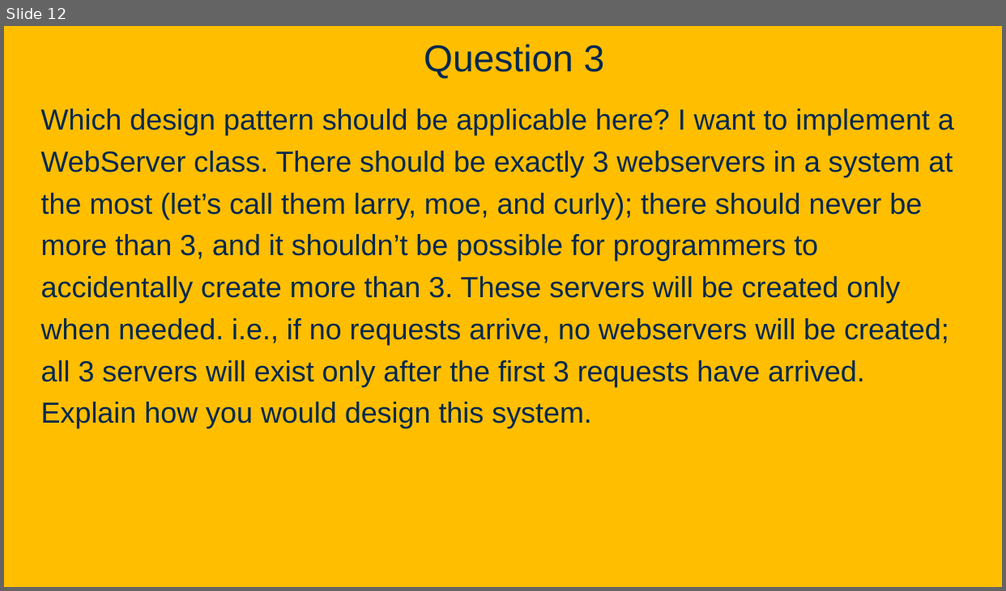
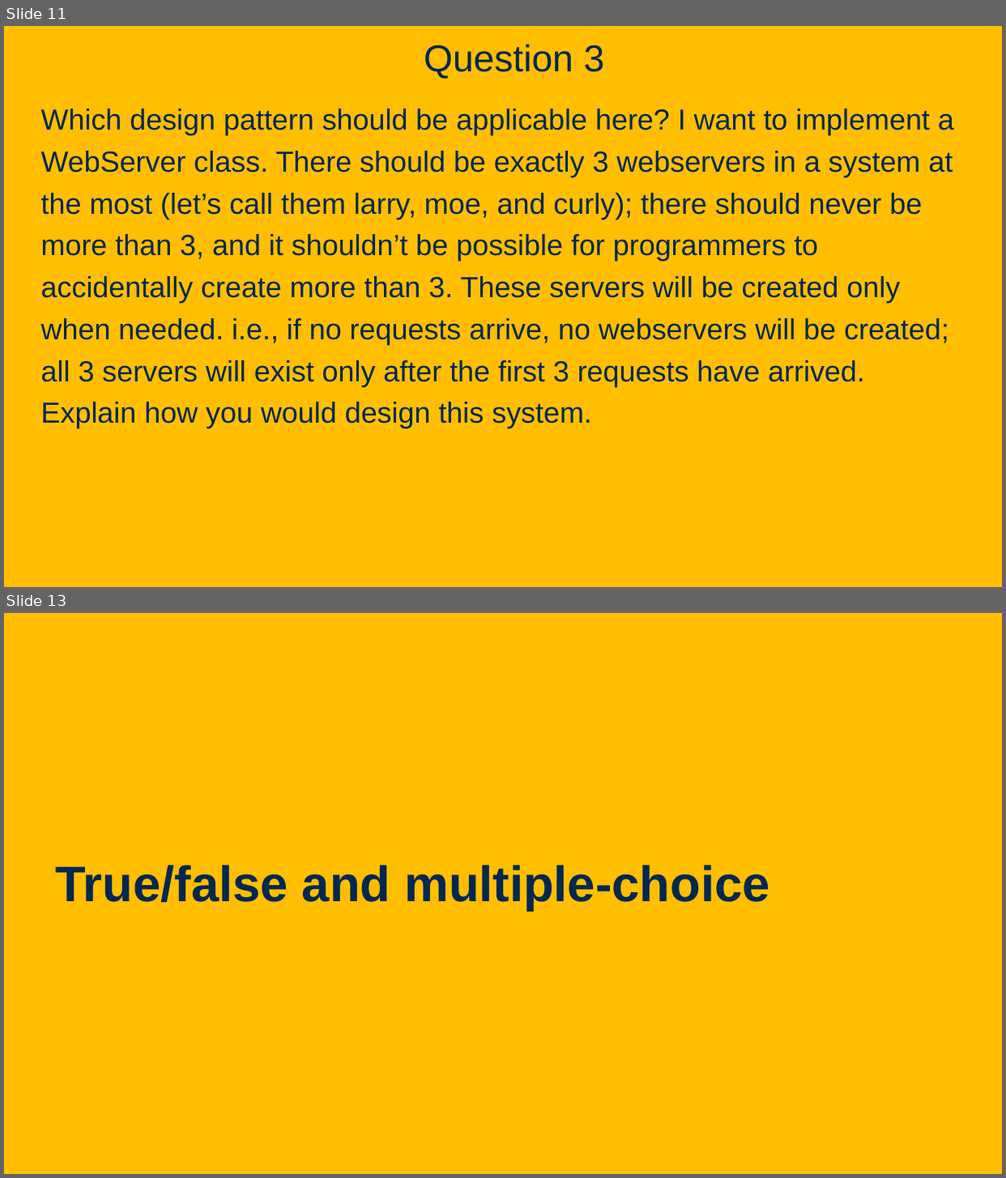
Before and after one commit to davsec-teaching/ECS160-Winter2025, a slide deck: slides/Sample_final_questions.pptx. Shown one above the other, each under a label of ours: slide 12 before the commit, slides 11 and 13 after it; the slides between them are not shown. The pictures are 1006x591 and 1006x1178 pixels, drawn with LibreOffice and Linux fonts; fonts in the diff are those of the drawing; background and template pictures are left out. Boxes give left, top, right and bottom in pixels: in the first picture for what was removed or moved away, otherwise in the second. Text is boxed around its words. In the diff, an @@ line names an element or a change of style, - is before the commit and + after.

```diff
--- a/slides/Sample_final_questions.pptx
+++ b/slides/Sample_final_questions.pptx
@@ slide 13 added at <box>4,613,1002,1174</box>, background picture (left out) @@
@@ text added at <box>56,865,769,911</box>, 48 pt, text #022850, bold @@
+True/false and multiple-choice
@@ what was slide 12 is now slide 11 @@
```
Also in this commit, not shown: 3 slides changed, 2 other slides added.
